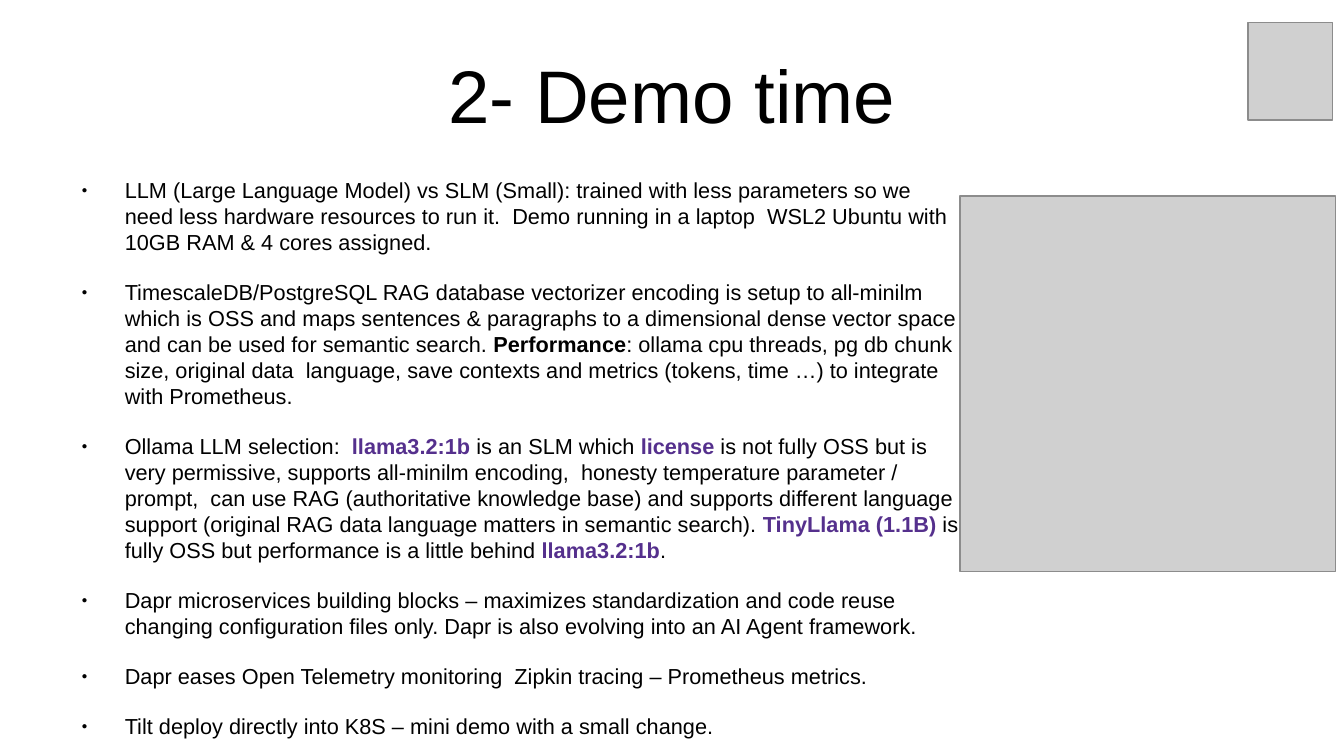
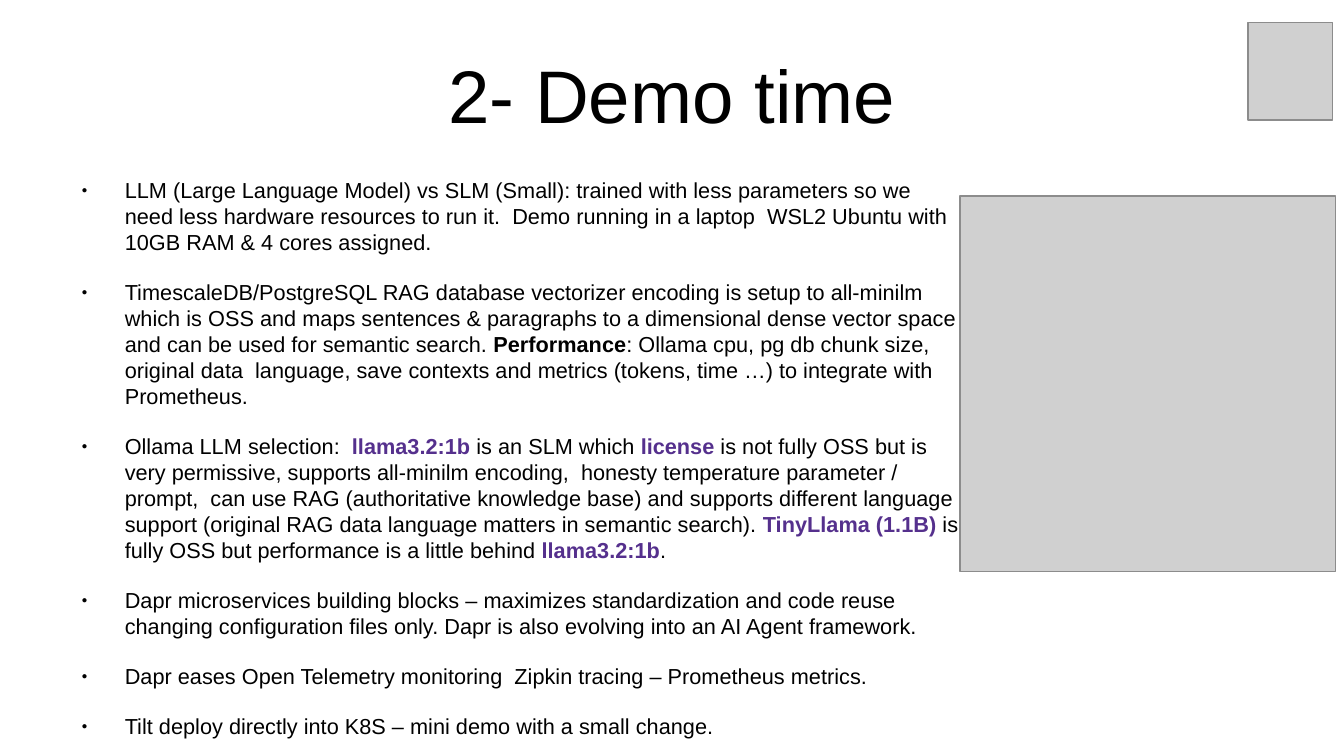
Before and after one commit to inigokintana/homelab-2-prod-ai-golden-path, a slide deck: slide 5 of docs/Presentation-homelab-2-prod-ai-golden-path.odp. Drawn at 1344x756 pixels with LibreOffice and Linux fonts; fonts in the diff are those of the drawing; grey boxes stand for pictures. Boxes give left, top, right and bottom in pixels: in the first picture for what was removed or moved away, otherwise in the second. Text is boxed around its words. In the diff, an @@ line names an element or a change of style, - is before the commit and + after.

```diff
--- a/docs/Presentation-homelab-2-prod-ai-golden-path.odp
+++ b/docs/Presentation-homelab-2-prod-ai-golden-path.odp
@@ text at (125,284,956,405): text changed @@
-● TimescaleDB/PostgreSQL RAG database vectorizer encoding is setup to all-minilm which is OSS and maps sentences & paragraphs to a dimensional dense vector space and can be used for semantic search. Performance: ollama cpu threads, pg db chunk size, original data language, save contexts and metrics (tokens, time …) to integrate with Prometheus.
+● TimescaleDB/PostgreSQL RAG database vectorizer encoding is setup to all-minilm which is OSS and maps sentences & paragraphs to a dimensional dense vector space and can be used for semantic search. Performance: Ollama cpu, pg db chunk size, original data language, save contexts and metrics (tokens, time …) to integrate with Prometheus.
```
Also in this commit, not shown: 4 other slides changed, 16 other files.
